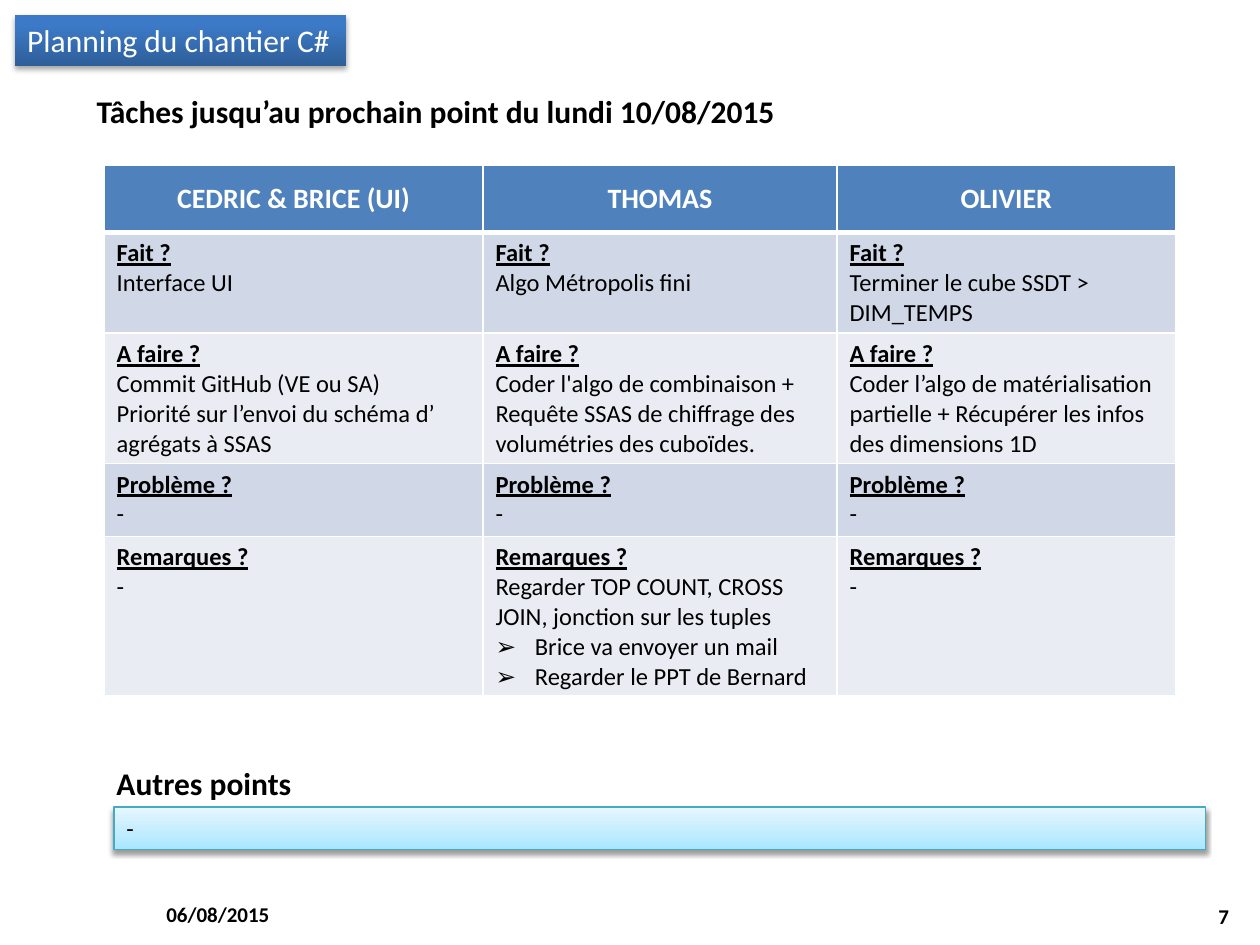
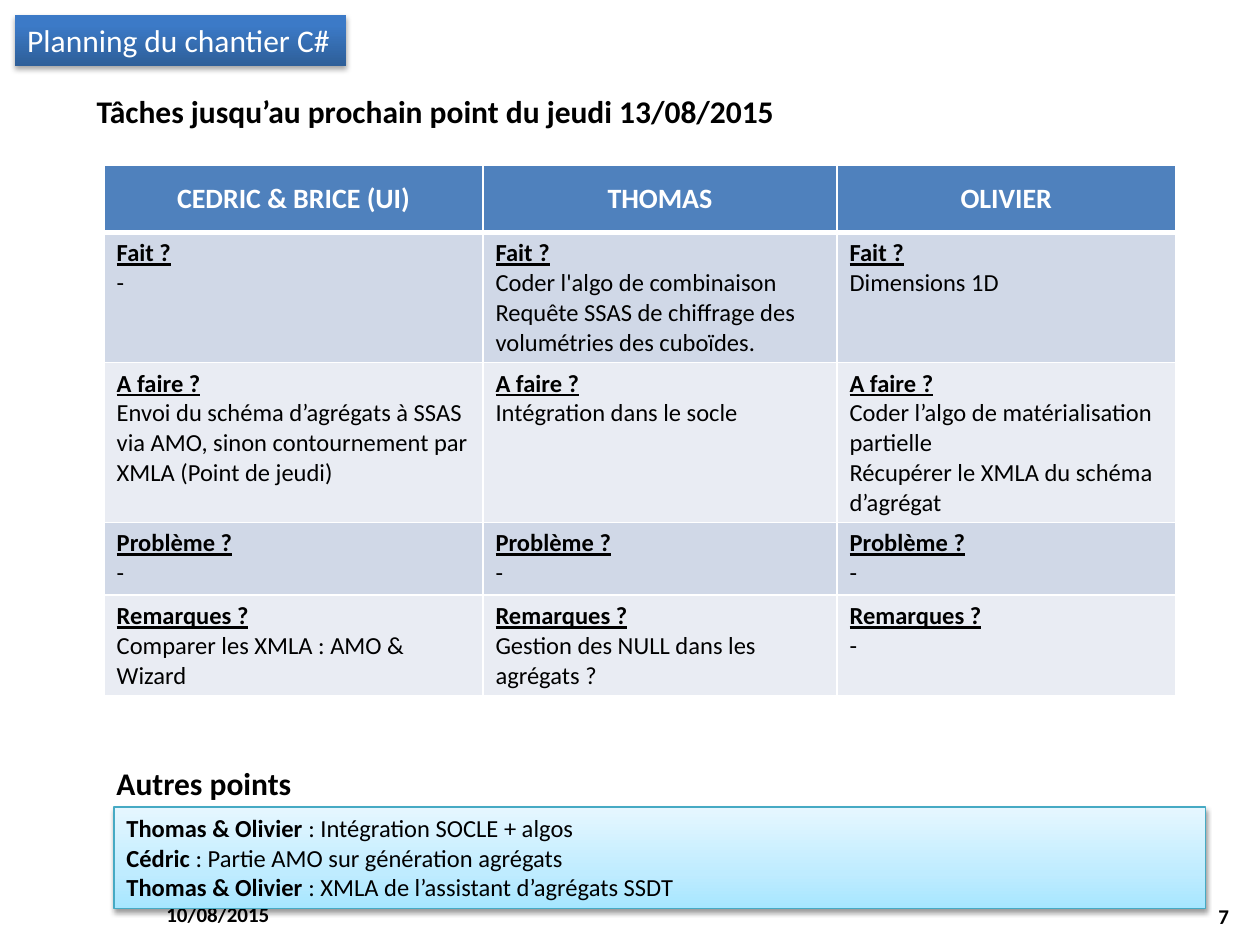
Before and after one commit to M2SIID-ODE/Projet_ODE, a slide deck: slide 7 of Documentation/4 - Suivi projet/Point_Equipe_2015-08-10.pptx. Drawn at 1260x945 pixels with LibreOffice and Linux fonts; fonts in the diff are those of the drawing; background and template pictures are left out. Boxes give left, top, right and bottom in pixels: in the first picture for what was removed or moved away, otherwise in the second. Text is boxed around its words. In the diff, an @@ line names an element or a change of style, - is before the commit and + after.

Commit message:
Documentation
Point d'équipe du 10/08/2015

```diff
--- a/Documentation/4 - Suivi projet/Point_Equipe_2015-08-10.pptx
+++ b/Documentation/4 - Suivi projet/Point_Equipe_2015-08-10.pptx
@@ text at bbox=[97, 100, 774, 129]: text changed @@
-Tâches jusqu’au prochain point du lundi 10/08/2015
+Tâches jusqu’au prochain point du jeudi 13/08/2015
@@ table at bbox=[105, 165, 1177, 696] @@
-row 2: Fait ? / Interface UI | Fait ? / Algo Métropolis fini | Fait ? / Terminer le cube SSDT > DIM_TEMPS
+row 2: Fait ? / - | Fait ? / Coder l'algo de combinaison / Requête SSAS de chiffrage des volumétries des cuboïdes. | Fait ? / Dimensions 1D
-row 3: A faire ? / Commit GitHub (VE ou SA) / Priorité sur l’envoi du schéma d’ agrégats à SSAS | A faire ? / Coder l'algo de combinaison + Requête SSAS de chiffrage des volumétries des cuboïdes. | A faire ? / Coder l’algo de matérialisation partielle + Récupérer les infos des dimensions 1D
+row 3: A faire ? / Envoi du schéma d’agrégats à SSAS via AMO, sinon contournement par XMLA (Point de jeudi) | A faire ? / Intégration dans le socle | A faire ? / Coder l’algo de matérialisation partielle / Récupérer le XMLA du schéma d’agrégat
-row 5, column 1: Remarques ? / -
+row 5, column 1: Remarques ? / Comparer les XMLA : AMO & Wizard
-row 5, column 2: Remarques ? / Regarder TOP COUNT, CROSS JOIN, jonction sur les tuples / Brice va envoyer un mail / Regarder le PPT de Bernard
+row 5, column 2: Remarques ? / Gestion des NULL dans les agrégats ?
@@ rectangle "Thomas & Olivier : Intégration ...": place and size @@
-rectangle "Thomas & Olivier : Intégration ..." at bbox=[115, 808, 1206, 850]
+rectangle "Thomas & Olivier : Intégration ..." at bbox=[115, 808, 1206, 910]
@@ text in rectangle at bbox=[126, 819, 673, 901]: text changed @@
--
+Thomas & Olivier : Intégration SOCLE + algos
+Cédric : Partie AMO sur génération agrégats
+Thomas & Olivier : XMLA de l’assistant d’agrégats SSDT
@@ text at bbox=[166, 908, 269, 929]: text changed @@
-06/08/2015
+10/08/2015
```
Also in this commit, not shown: 7 other slides changed, 1 slide removed, 1 other file.
